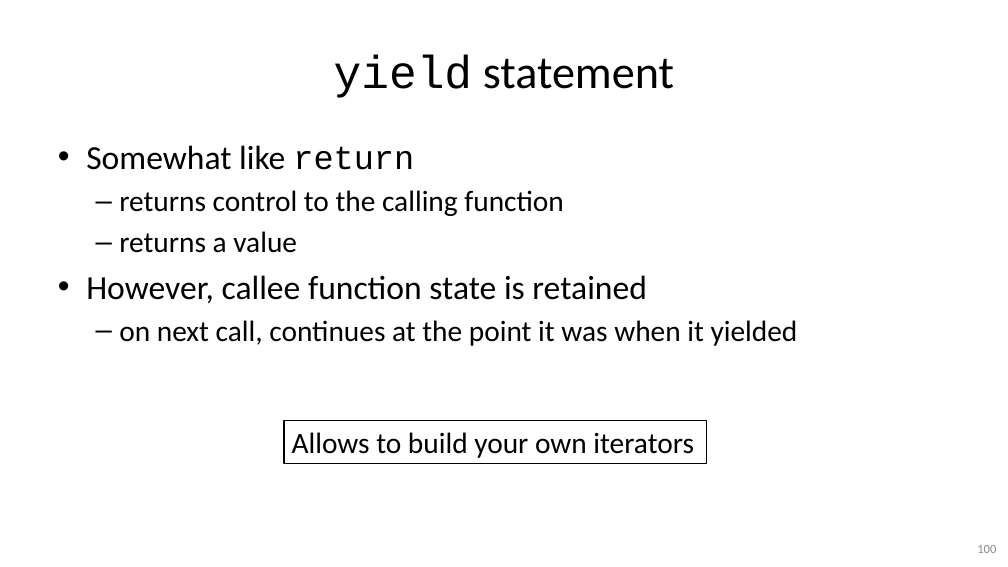
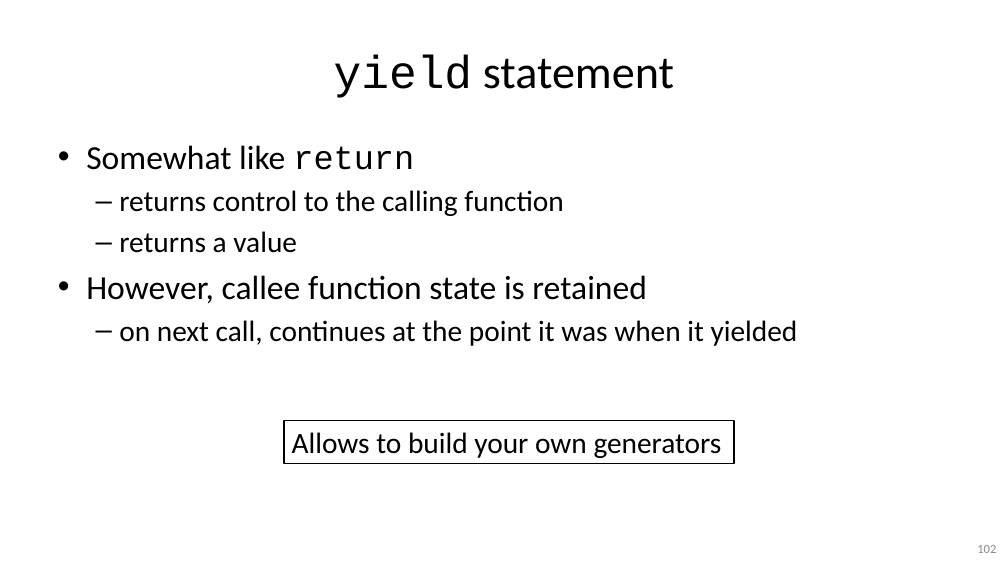
Before and after one commit to gjbex/Python-for-programmers, a slide deck: slide 102 of python_for_programmers.pptx (slide 100 before the commit). Drawn at 1008x567 pixels with LibreOffice and Linux fonts; fonts in the diff are those of the drawing. Boxes give left, top, right and bottom in pixels: in the first picture for what was removed or moved away, otherwise in the second. Text is boxed around its words. In the diff, an @@ line names an element or a change of style, - is before the commit and + after.

```diff
--- a/python_for_programmers.pptx
+++ b/python_for_programmers.pptx
@@ rectangle "Allows to build your own ...": place and size @@
-rectangle "Allows to build your own ..." at (284, 420, 706, 464)
+rectangle "Allows to build your own ..." at (284, 420, 734, 464)
@@ text in rectangle at (292, 432, 722, 458): text changed @@
-Allows to build your own iterators
+Allows to build your own generators
@@ page number at (977, 545, 996, 553): text changed @@
-100
+102
```
Also in this commit, not shown: 16 other slides changed, 2 slides added.
